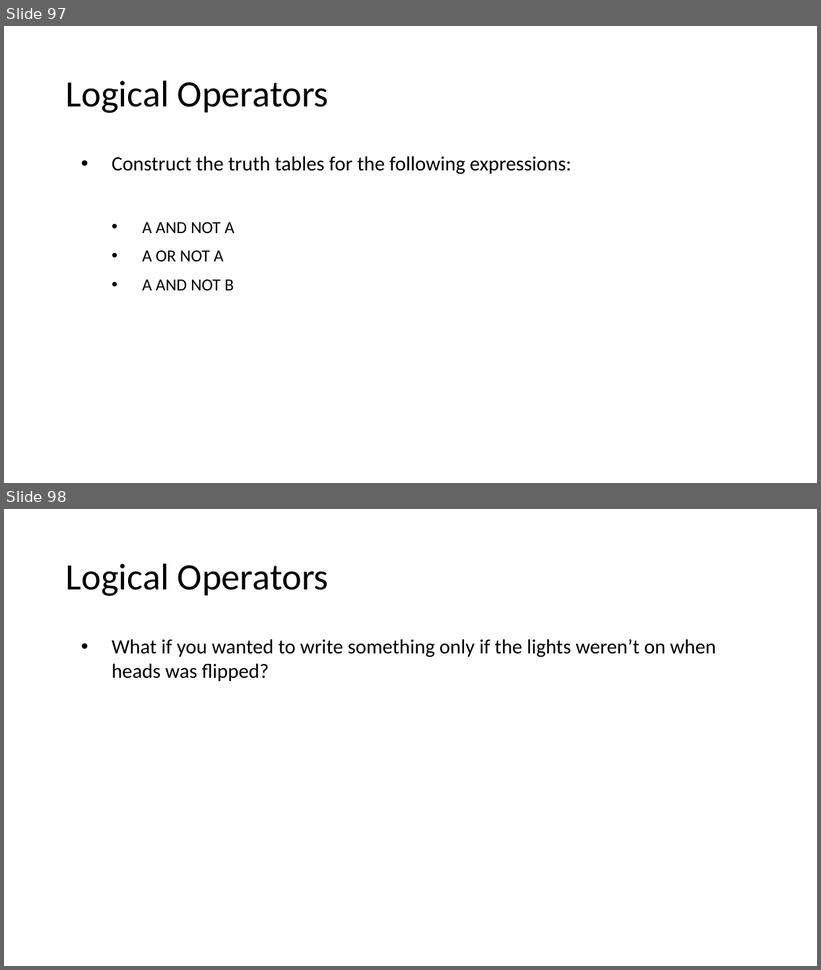
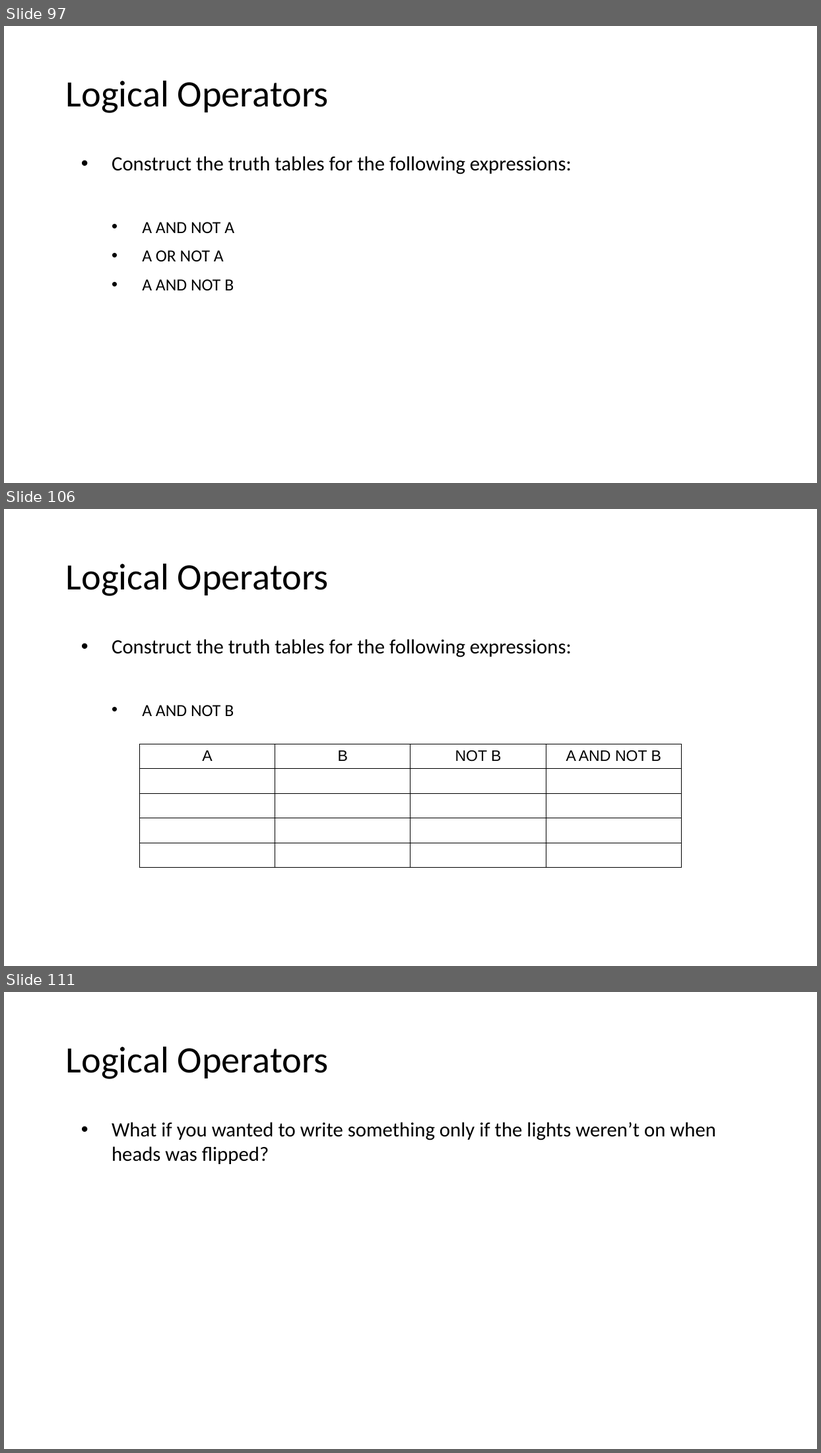
Before and after one commit to MrJoshGross/Course-Curricular-Material, a slide deck: Computer Science Discoveries/Lectures/Lecture 2 - Binary, Logic, and Logical Operators.pptx. Shown one above the other, each under a label of ours: slides 97 and 98 before the commit, slides 97, 106 and 111 after it; the slides between them are not shown. The pictures are 821x970 and 821x1453 pixels, drawn with LibreOffice and Linux fonts; fonts in the diff are those of the drawing. Boxes give left, top, right and bottom in pixels: in the first picture for what was removed or moved away, otherwise in the second. Text is boxed around its words. In the diff, an @@ line names an element or a change of style, - is before the commit and + after.

```diff
--- a/Computer Science Discoveries/Lectures/Lecture 2 - Binary, Logic, and Logical Operators.pptx
+++ b/Computer Science Discoveries/Lectures/Lecture 2 - Binary, Logic, and Logical Operators.pptx
@@ slide 106 added at [4,509,817,966], background #FFFFFF @@
@@ title added at [66,563,329,596], 44 pt, text #000000 @@
+Logical Operators
@@ text added at [112,639,572,716], 24 pt, text #000000 @@
+• Construct the truth tables for the following expressions:
+  • A AND NOT B
@@ table added at [139,744,681,867], 5 rows, 4 columns @@
+A | B | NOT B | A AND NOT B
+ |  |  | 
+ |  |  | 
+ |  |  | 
+ |  |  | 
@@ what was slide 98 is now slide 111 @@
```
Also in this commit, not shown: 12 other slides added, 2 other files.
